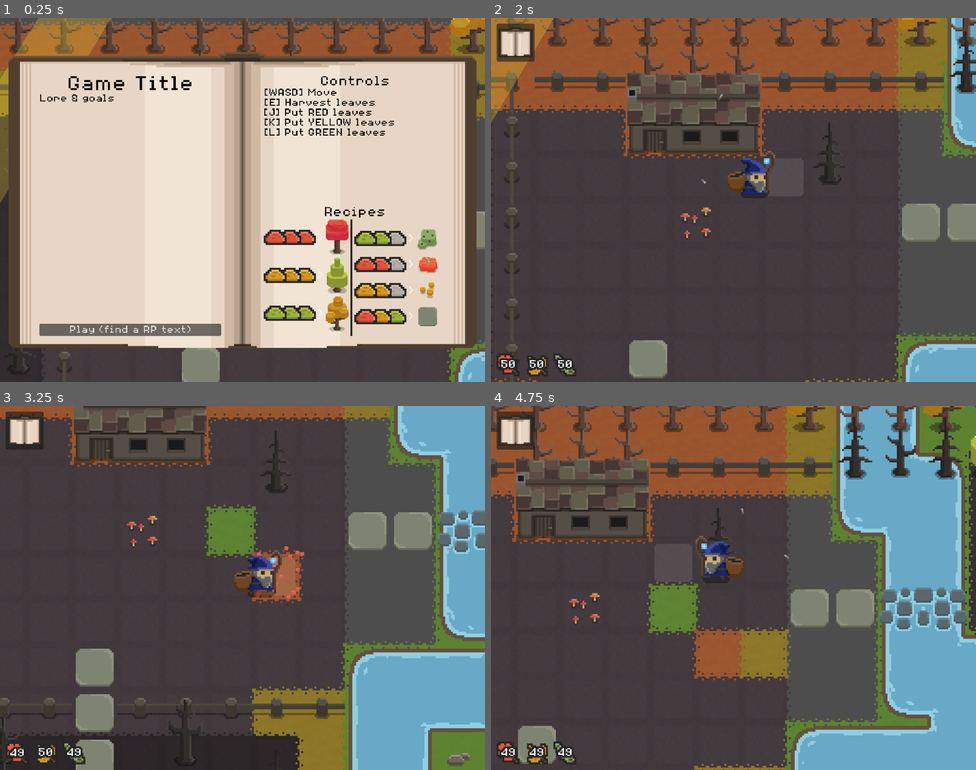
Above: before the commit, frames 1-4 (two rows, left to right).
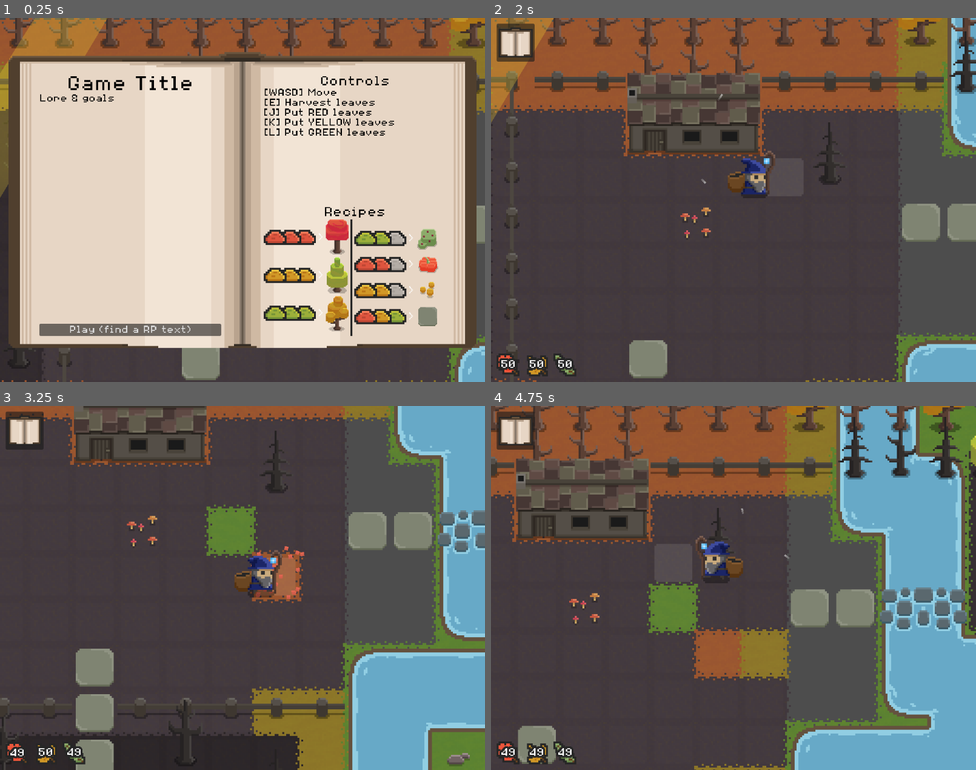
Above: after the commit, the same moments.

Repository: Pro1d/EchoesOfAmber
Game: Godot game, scene res://scenes/world.tscn
Same seed, same stepped clock (60 frames per second), same inputs: the game is played once before the commit and once after it.
Inputs:
- Up to frame 1 (0.25 s): no input
- Up to frame 2 (2 s): click "Play (find a RP text)" at 0.5 s; hold D (move_right) from 1.28 s (still down); tap E (attract_leaves) at 1.35 s
- Up to frame 3 (3.25 s): release D (move_right) at 2.03 s; hold S (move_down) 2.03-2.78 s; tap 3 (put_green) at 2.1 s; hold D (move_right) from 2.78 s (still down); tap 1 (put_red) at 2.85 s
- Up to frame 4 (4.75 s): release D (move_right) at 3.53 s; hold W (move_up) 3.53-4.28 s; tap 2 (put_yellow) at 3.6 s; hold A (move_left) from 4.28 s (still down); tap E (attract_leaves) at 4.35 s

The runs differ from the first frame. In frame 1, 4.7% of the frame differs, in the area x 0-100%, y 0-100%; in frame 2, 0.1%; in frame 3, 0.3%; in frame 4, 0.4%.

Commit message:
lock player in menu

Diff:
--- a/scripts/player.gd
+++ b/scripts/player.gd
@@ -38,6 +38,8 @@
 var foot_step_countdown : float =  0
 var last_foot                   := 0 # 0 = left, 1 = right
 
+var lock_player := false
+
 func _ready() -> void:
 	leaves_attraction_area.body_entered.connect(_on_leave_entered_area)
 	leaves_attraction_area.body_exited.connect(_on_leave_exited_area)
@@ -50,6 +52,8 @@
 		Input.get_axis("move_left", "move_right"),
 		Input.get_axis("move_up", "move_down"),
 	)
+	if lock_player:
+		command = Vector2.ZERO
 
 	_update_display(command)
 
--- a/scripts/world.gd
+++ b/scripts/world.gd
@@ -22,12 +22,12 @@
 	hud.open_menu_clicked.connect(_pause_game)
 
 func _resume_game() -> void:
-	get_tree().paused = false
+	player.lock_player = false
 	menu.hide()
 	hud.show()
 
 func _pause_game() -> void:
-	get_tree().paused = true
+	player.lock_player = true
 	menu.show()
 	hud.hide()
 
